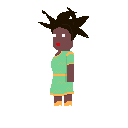
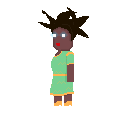
Two versions of the same layered image (128x128). Layer-by-layer changes:
added layer "Layer 2" above "Layer 1" over (x1=50, y1=27, x2=73, y2=55)
